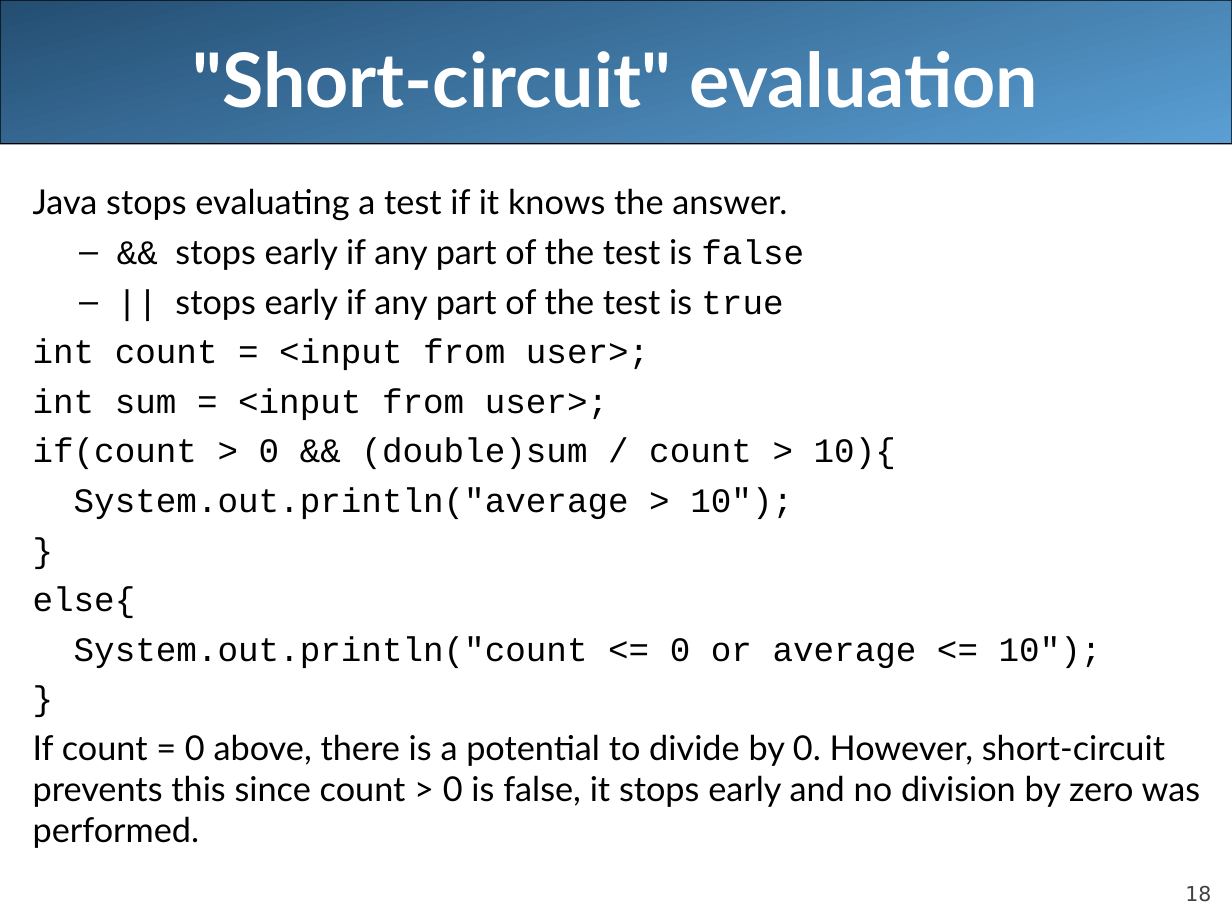
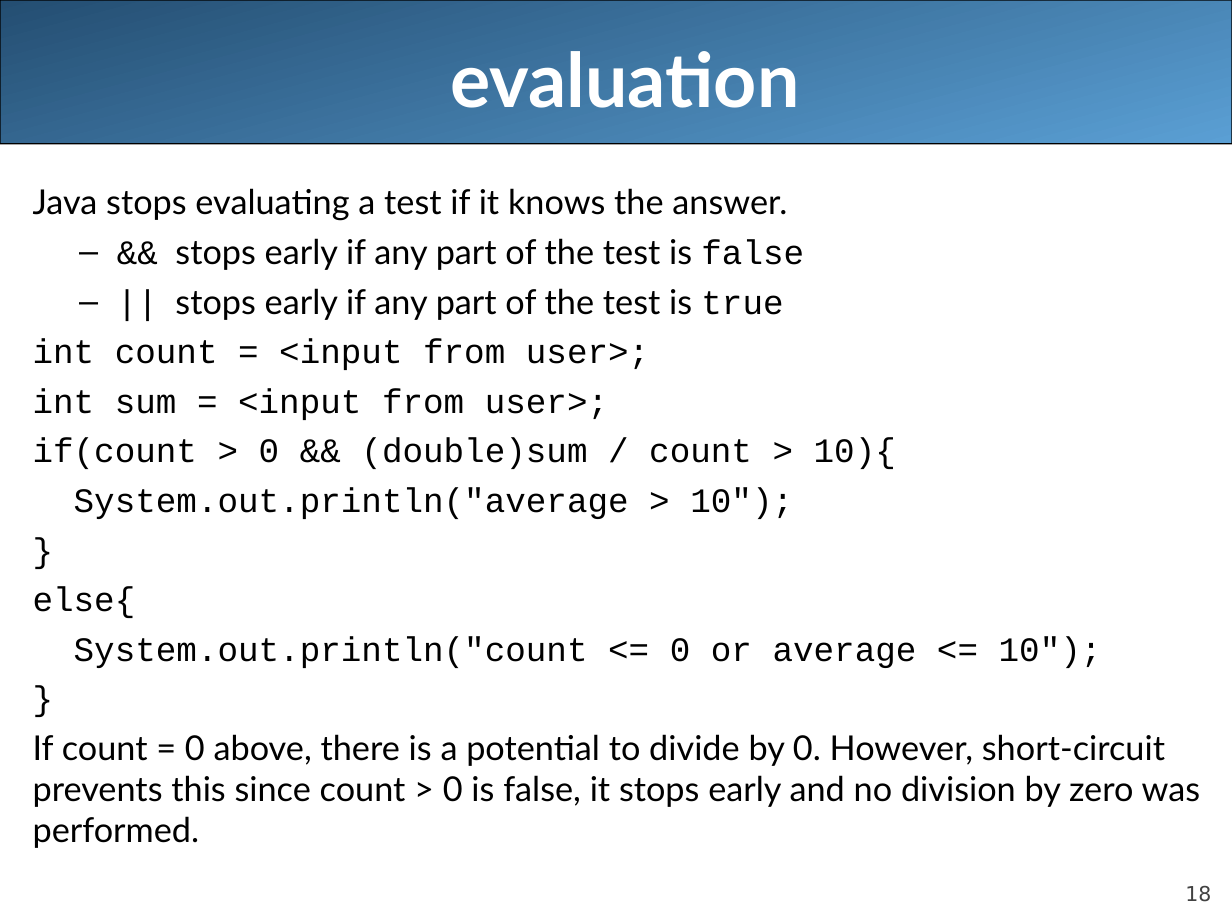
Before and after one commit to pinglee0/unit3, a slide deck: slide 18 of lecture9.ppt. Drawn at 1232x924 pixels with LibreOffice and Linux fonts; fonts in the diff are those of the drawing. Boxes give left, top, right and bottom in pixels: in the first picture for what was removed or moved away, otherwise in the second. Text is boxed around its words. In the diff, an @@ line names an element or a change of style, - is before the commit and + after.

```diff
--- a/lecture9.ppt
+++ b/lecture9.ppt
@@ title at (450, 51, 799, 108): text changed @@
-"Short-circuit" evaluation
+evaluation
```
Also in this commit, not shown: 5 other slides changed, 10 other files.
